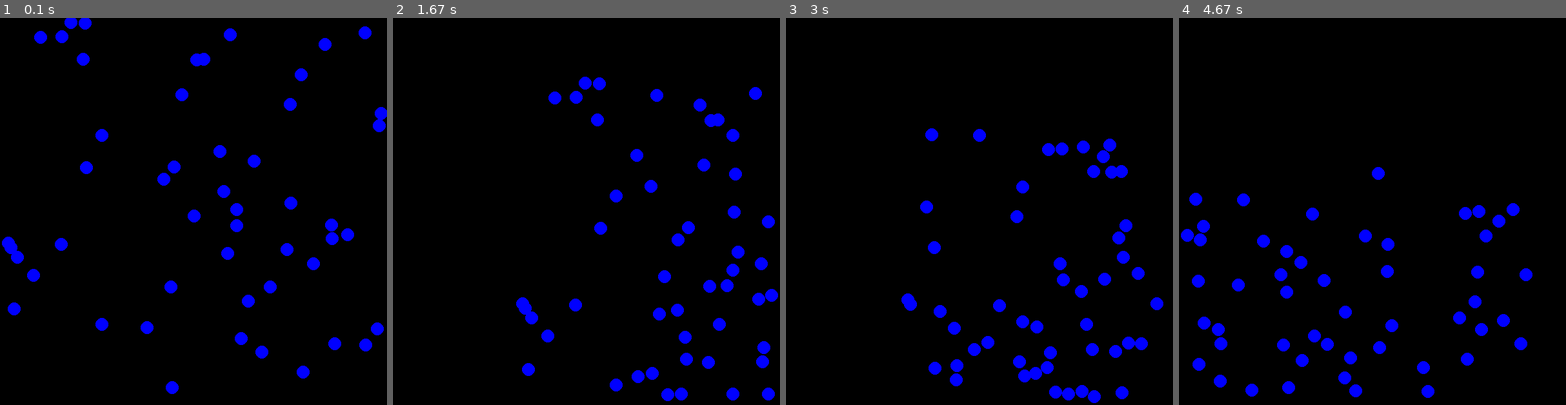
Above: before the commit, frames 1-4 (left to right).
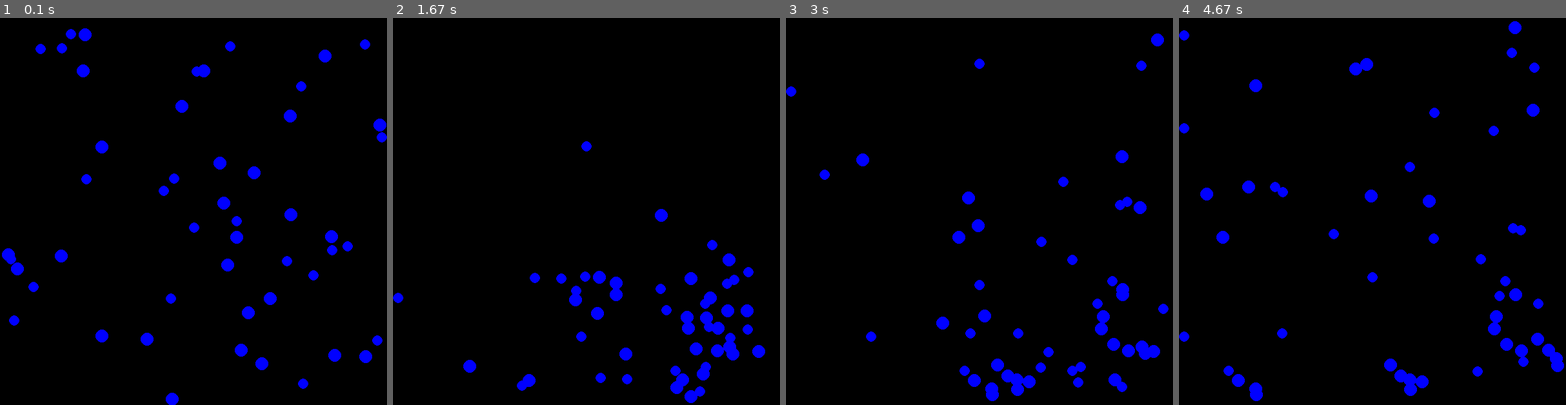
Above: after the commit, the same moments.

Repository: Marihbn/Cinetica_quimica_4_semestre
Game: pygame game, started from vers3.py
The game is run twice, just before and just after one commit, with the same random seed, the same clock (stepped at 60 frames per second) and the same inputs.
Inputs:
- Up to frame 1 (0.1 s): no input
- Up to frame 2 (1.67 s): no input
- Up to frame 3 (3 s): no input
- Up to frame 4 (4.67 s): no input

The runs differ from the first frame. In frame 1, 7.0% of the frame differs, in the area x 0-100%, y 0-100%; in frame 2, 7.0%; in frame 3, 7.0%; in frame 4, 7.5%, in the area x 0-100%, y 0-99%.

Commit message:
atualização

Diff:
--- a/vers3.py
+++ b/vers3.py
@@ -18,7 +18,7 @@
         self.position = np.array([x, y])
         self.radius = radius
         self.color = blue
-        self.velocity = np.array([2, 1])
+        self.velocity = np.array([1, 2])
         self.mass = radius**2
 
     def colisao_parede(self):
@@ -47,25 +47,25 @@
     return p2.position - p1.position
 
 def collide_particles(p1, p2):
-    lamb = p1.mass / p2.mass
-    beta = p2.mass / p1.mass
     if distance(p1, p2) <= (p1.radius + p2.radius):
-        v_rel = relative_speed(p1, p2)
-        s_rel = vector_distance(p1, p2)
-        if np.dot(v_rel, s_rel) < 0:
-            new_velocity_1 = (2 / (1 + lamb)) * p2.velocity - ((1 - lamb) / (1 + lamb)) * p1.velocity
-            new_velocity_2 = (2 / (1 + beta)) * p1.velocity - ((1 - beta) / (1 + beta)) * p2.velocity
-            p1.velocity, p2.velocity = new_velocity_1, new_velocity_2
+        new_velocity_1 = p1.velocity - (((2*p2.mass)/(p1.mass + p2.mass))*np.dot((p1.velocity - p2.velocity), (p1.position - p2.position))/((p1.radius + p2.radius)**2))*(p1.position - p2.position)
+        new_velocity_2 = p2.velocity - (((2*p1.mass)/(p2.mass + p1.mass))*np.dot((p2.velocity - p1.velocity), (p2.position - p1.position))/((p2.radius + p1.radius)**2))*(p2.position - p1.position)
+        p1.velocity, p2.velocity = new_velocity_1, new_velocity_2
 
 def main():
     pygame.init()
     window = pygame.display.set_mode((width, height))
     pygame.display.set_caption("Simulação de Colisão de Partículas")
 
+    #radius1 = 20
+    #radius2 = 20
+    #particle1 = Particle(2*radius1, (height/2) + (radius1/2), 5, 0, radius1)
+    #particle2 = Particle(width - 2*radius2, (height/2) - (radius2/2), -5, 0, radius2)
+    #particles = [particle1, particle2]
     particles = []
     num_particles = 50
 
-    sizes = [10]  # Lista de tamanhos possíveis
+    sizes = [8, 10]  # Lista de tamanhos possíveis
     for _ in range(num_particles):
         radius = np.random.choice(sizes)  # Escolhe um tamanho da lista
         particle = Particle(np.random.randint(0, width), np.random.randint(0, height), radius)
@@ -92,7 +92,7 @@
                 collide_particles(particles[i], particles[j])
 
         pygame.display.update()
-        clock.tick(60)
+        clock.tick(10000)
 
     pygame.quit()
 
